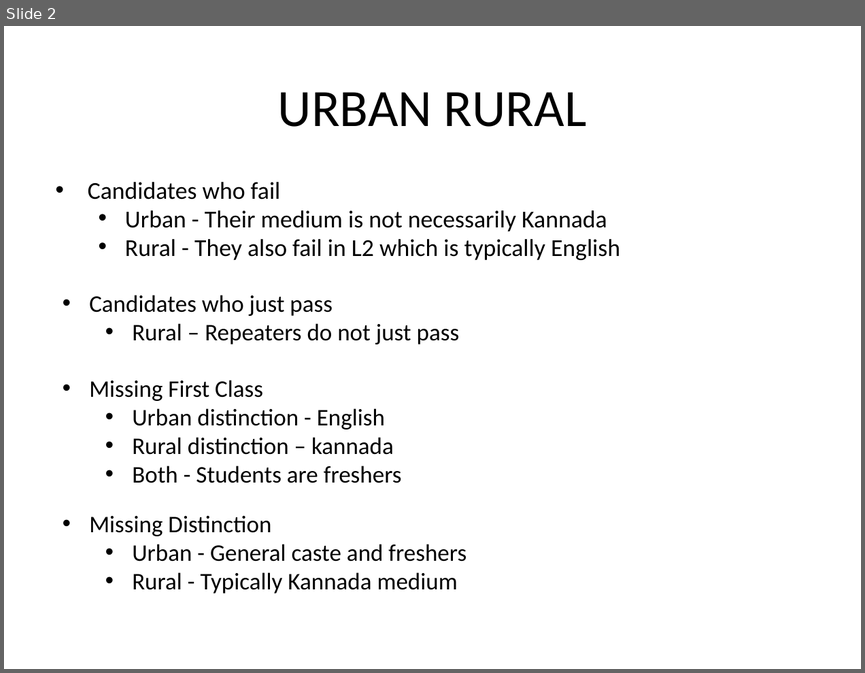
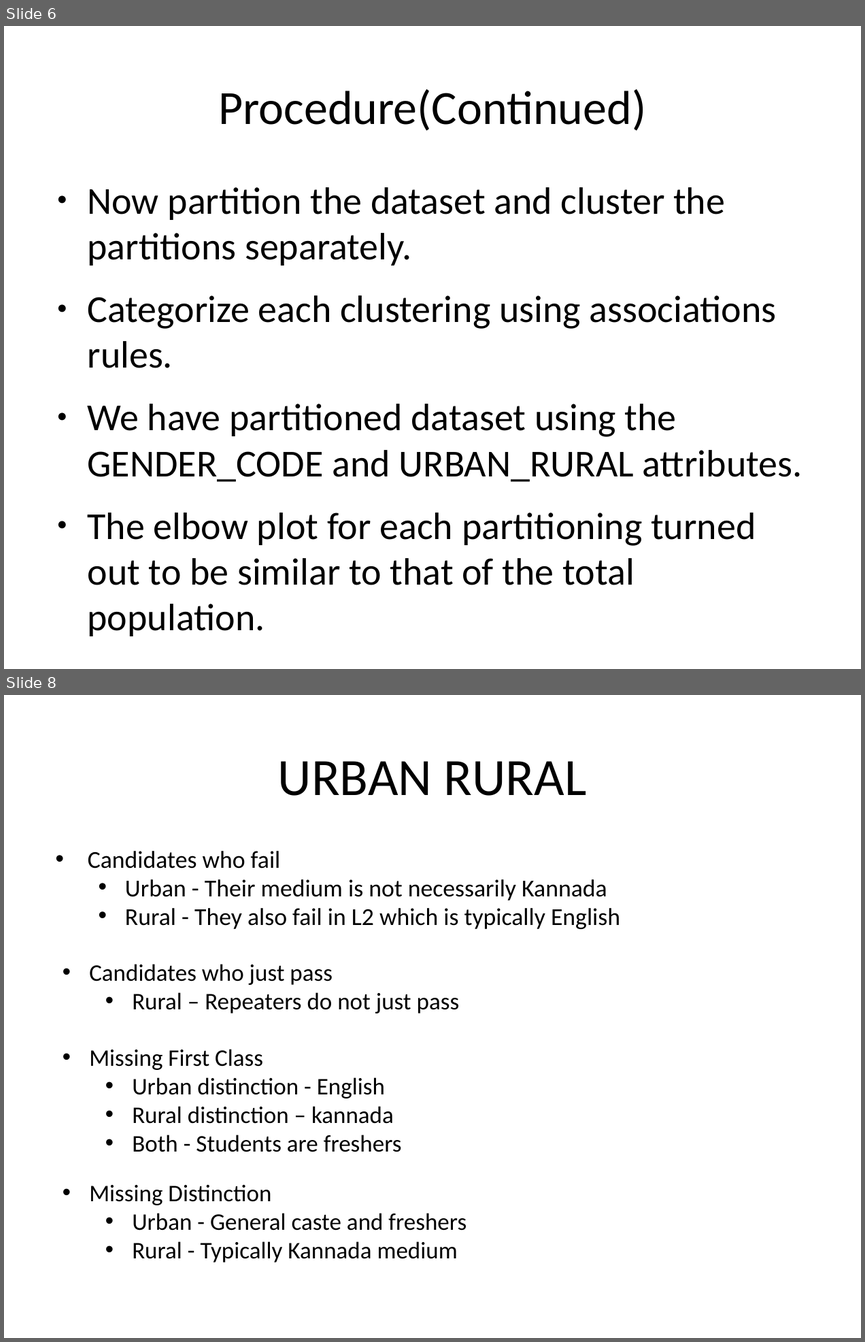
Before and after one commit to AbhijithMadhav/SSLC-Data-Analysis, a slide deck: src/8_cross_cluster_analysis/presentation.odp. Shown one above the other, each under a label of ours: slide 2 before the commit, slides 6 and 8 after it; the slides between them are not shown. The pictures are 865x673 and 865x1342 pixels, drawn with LibreOffice and Linux fonts; fonts in the diff are those of the drawing. Boxes give left, top, right and bottom in pixels: in the first picture for what was removed or moved away, otherwise in the second. Text is boxed around its words. In the diff, an @@ line names an element or a change of style, - is before the commit and + after.

```diff
--- a/src/8_cross_cluster_analysis/presentation.odp
+++ b/src/8_cross_cluster_analysis/presentation.odp
@@ slide 6 added at (4, 26, 861, 669), background #FFFFFF @@
@@ title added at (218, 89, 646, 131), 40 pt, text #000000 @@
+Procedure(Continued)
@@ text added at (88, 187, 802, 585), 32 pt, text #000000 @@
+● Now partition the dataset and cluster the partitions separately.
+● Categorize each clustering using associations rules.
+● We have partitioned dataset using the GENDER_CODE and URBAN_RURAL attributes.
+● The elbow plot for each partitioning turned out to be similar to that of the total population.
@@ what was slide 2 is now slide 8 @@
```
Also in this commit, not shown: 1 slide changed, 7 other slides added.
